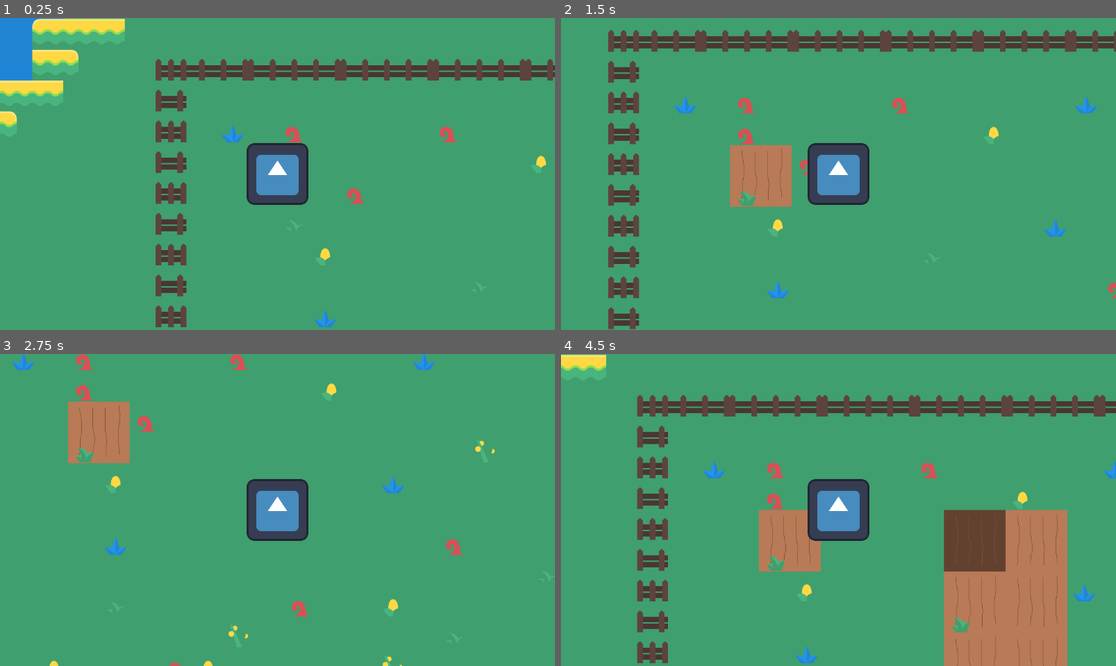
Above: before the commit, frames 1-4 (two rows, left to right).
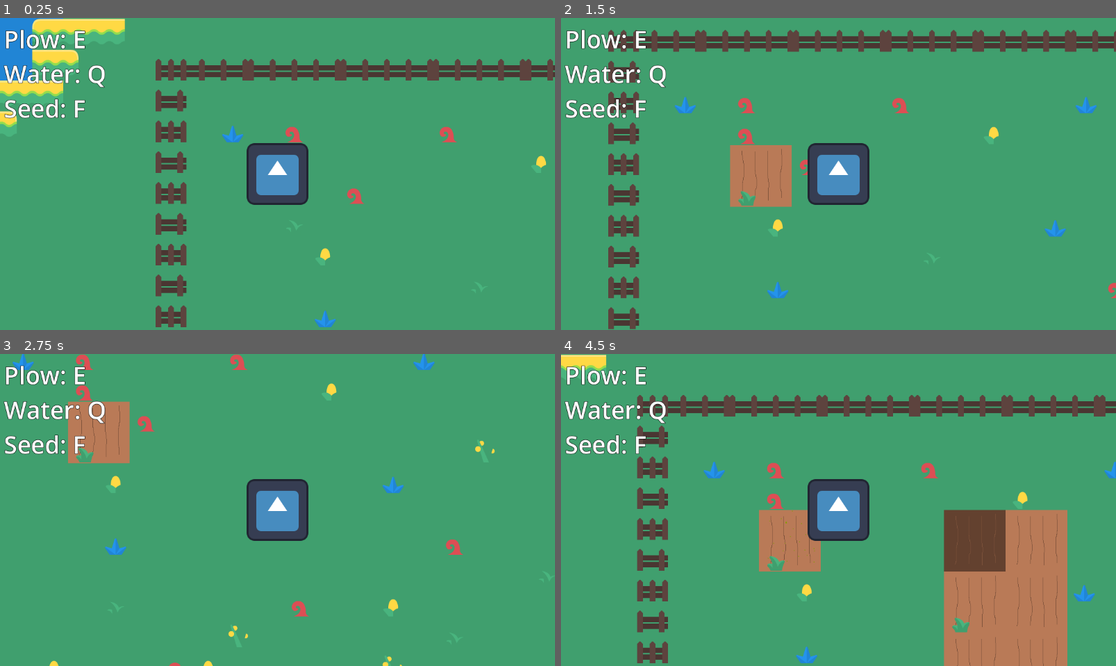
Above: after the commit, the same moments.

Repository: ilikeRocks0/FarmerJoe
Game: Godot game, scene res://main.tscn
Two runs of this game, one before a commit and one after it. Both use one fixed random seed, a clock stepped at 60 frames per second and the inputs below. The engine's default icon, where the game draws it, is replaced by a stand-in: a white triangle on a blue panel in a dark square.
Inputs:
- Up to frame 1 (0.25 s): no input
- Up to frame 2 (1.5 s): tap Enter at 0.5 s; hold Right (ui_right) 0.53-1.28 s; tap E at 0.6 s; hold Down (ui_down) from 1.28 s (still down); tap Q at 1.35 s
- Up to frame 3 (2.75 s): release Down (ui_down) at 2.03 s; hold Right (ui_right) from 2.03 s (still down); tap F at 2.1 s
- Up to frame 4 (4.5 s): release Right (ui_right) at 2.78 s; hold Up (ui_up) 2.78-3.53 s; tap E at 2.85 s; hold Left (ui_left) from 3.53 s (still down); tap Q at 3.6 s; tap F at 4.35 s

The runs differ from the first frame. In frame 1, 1.4% of the frame differs, in the area x 0-19%, y 3-33%; in frame 2, 1.3%; in frame 3, 1.4%; in frame 4, 1.4%.

Commit message:
added text to show controls

Diff:
--- a/main.tscn
+++ b/main.tscn
@@ -1,8 +1,13 @@
-[gd_scene load_steps=6 format=3 uid="uid://igjfi5fh87se"]
+[gd_scene load_steps=7 format=3 uid="uid://igjfi5fh87se"]
 
 [ext_resource type="TileSet" uid="uid://uja8d24xke2" path="res://ground.tres" id="1_6sm1e"]
 [ext_resource type="PackedScene" uid="uid://cwfdlqwusse7m" path="res://player.tscn" id="1_r5yxl"]
 [ext_resource type="PackedScene" uid="uid://bb7dngtyrebp0" path="res://soil.tscn" id="4_qpdmo"]
+
+[sub_resource type="LabelSettings" id="LabelSettings_n8xem"]
+font_size = 50
+outline_size = 3
+outline_color = Color(0, 0, 0, 1)
 
 [sub_resource type="TileSetScenesCollectionSource" id="TileSetScenesCollectionSource_62pco"]
 resource_name = "Soil"
@@ -32,6 +37,16 @@
 
 [node name="Camera2D" type="Camera2D" parent="Player"]
 
+[node name="Label" type="Label" parent="Player/Camera2D"]
+offset_left = -568.0
+offset_top = -315.0
+offset_right = -500.0
+offset_bottom = -240.0
+text = "Plow: E
+Water: Q
+Seed: F"
+label_settings = SubResource("LabelSettings_n8xem")
+
 [node name="soilSet" type="TileMap" parent="."]
 tile_set = SubResource("TileSet_kik8v")
 format = 2
